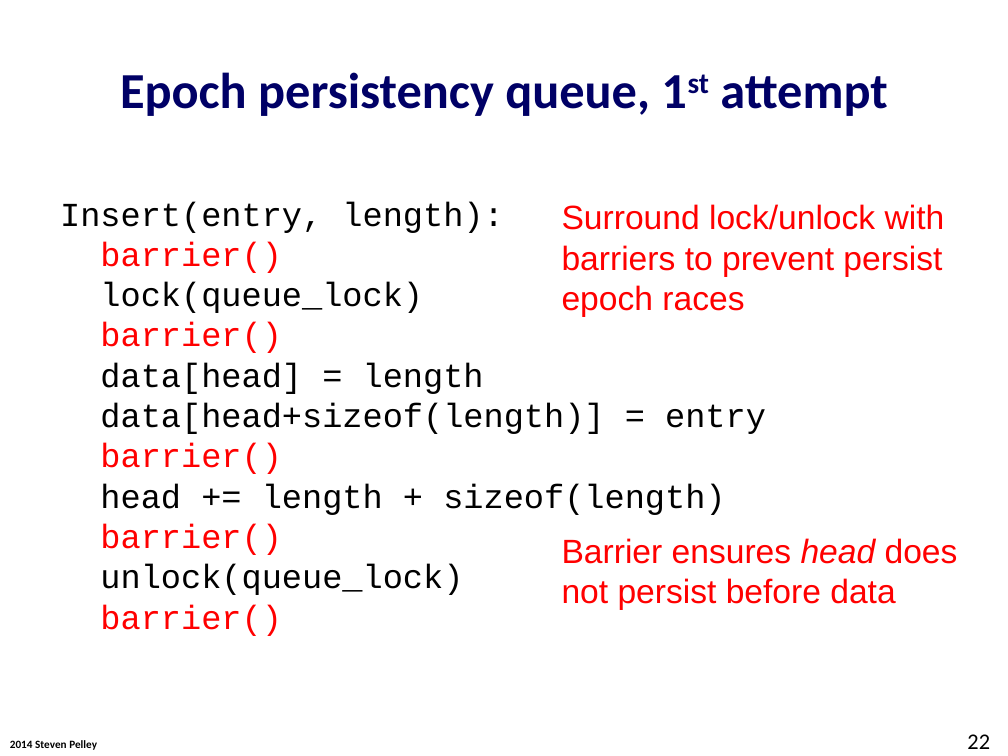
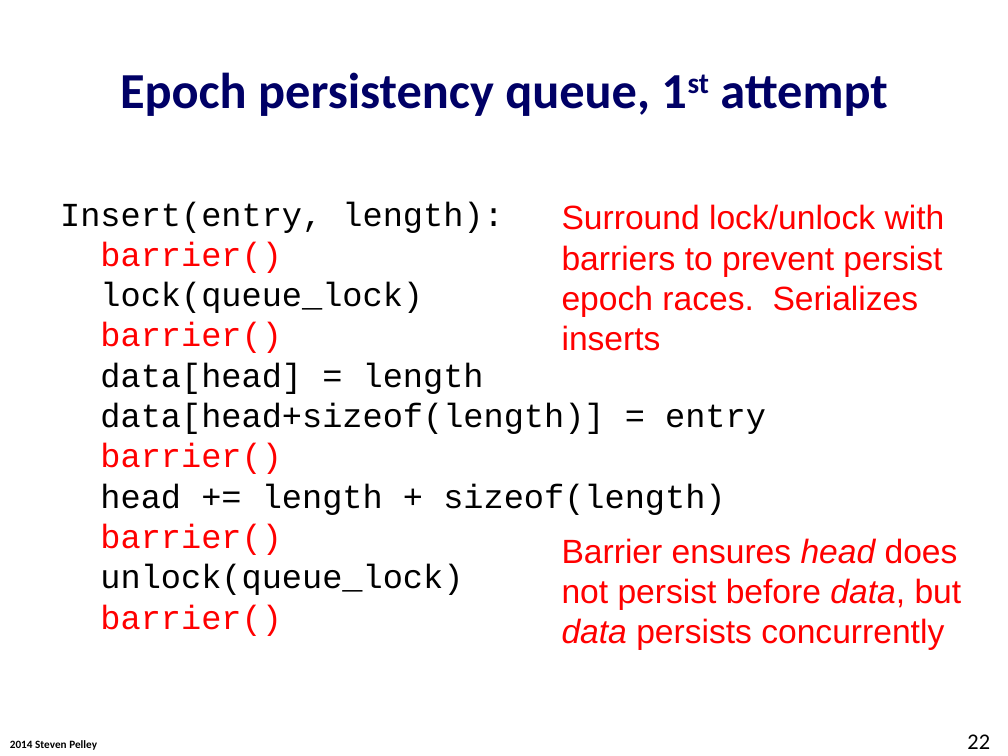
Before and after one commit to Abulila/dissertation, a slide deck: slide 22 of proposal/defense.pptx. Drawn at 1008x756 pixels with LibreOffice and Linux fonts; fonts in the diff are those of the drawing; background and template pictures are left out. Boxes give left, top, right and bottom in pixels: in the first picture for what was removed or moved away, otherwise in the second. Text is boxed around its words. In the diff, an @@ line names an element or a change of style, - is before the commit and + after.

```diff
--- a/proposal/defense.pptx
+++ b/proposal/defense.pptx
@@ text at box(562, 204, 945, 351): text changed @@
-Surround lock/unlock with
-barriers to prevent persist
-epoch races
+Surround lock/unlock with
+barriers to prevent persist
+epoch races. Serializes inserts
@@ text at box(562, 578, 962, 650): text changed @@
-not persist before data
+not persist before data, but data persists concurrently
```
Also in this commit, not shown: 11 other slides changed, 12 slides added.
